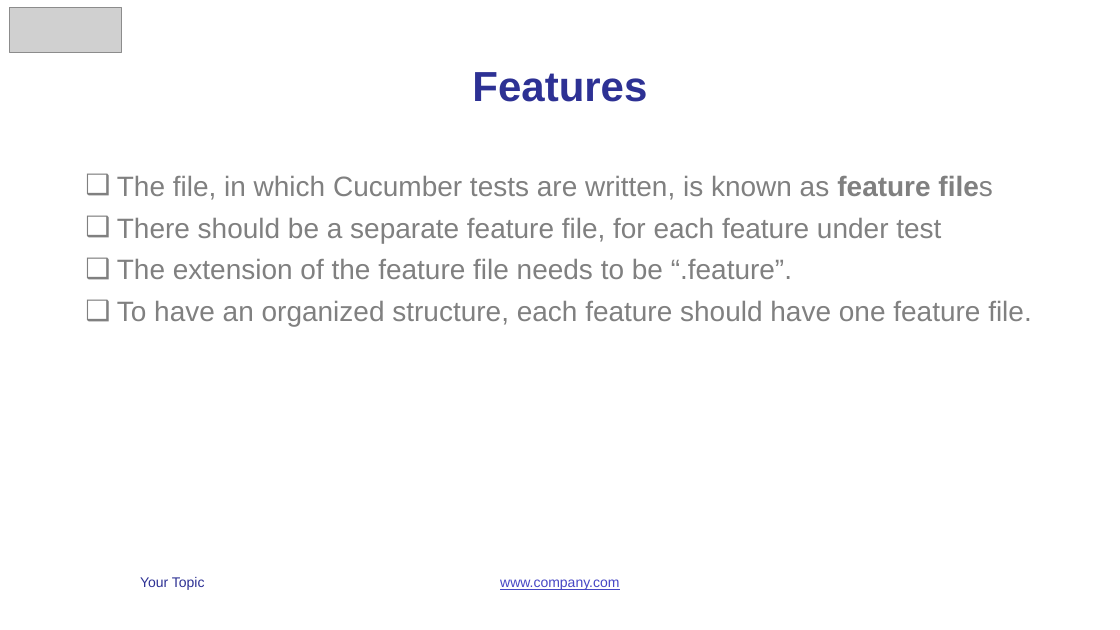
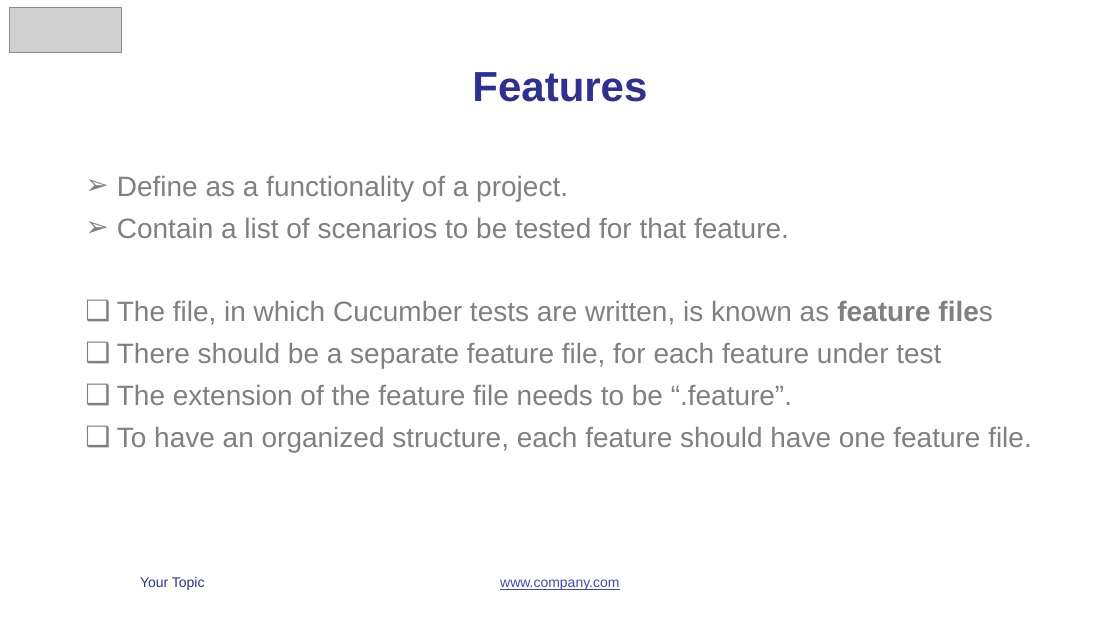
Before and after one commit to vunguyen2588/Cucumber, a slide deck: slide 12 of b4uconference_cucumber_slide.pptx (slide 9 before the commit). Drawn at 1120x630 pixels with LibreOffice and Linux fonts; fonts in the diff are those of the drawing; grey boxes stand for pictures. Boxes give left, top, right and bottom in pixels: in the first picture for what was removed or moved away, otherwise in the second. Text is boxed around its words. In the diff, an @@ line names an element or a change of style, - is before the commit and + after.

```diff
--- a/b4uconference_cucumber_slide.pptx
+++ b/b4uconference_cucumber_slide.pptx
@@ text at bbox=[117, 176, 789, 238]: paragraphs added @@
+➢ Define as a functionality of a project.
+➢ Contain a list of scenarios to be tested for that feature.
```
Also in this commit, not shown: 8 other slides changed, 4 slides added, 4 slides removed.
